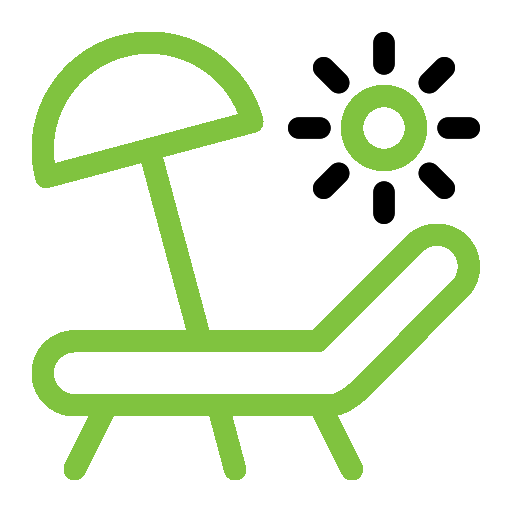
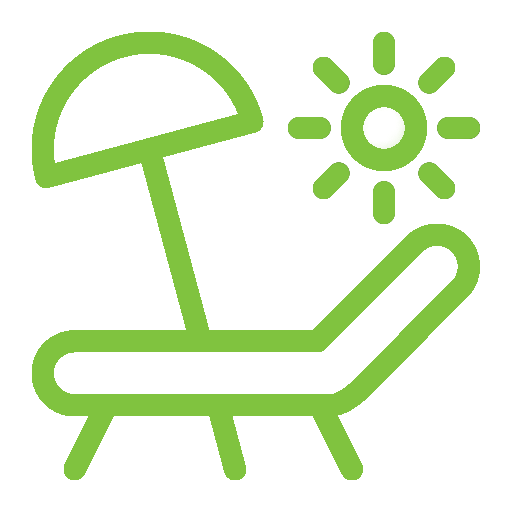
Revision of a layered 512 x 512 image; what changed, layer by layer:
painted on "Warstwa 0 kopia" over left=288, top=32, right=480, bottom=224
removed layer "Warstwa 0" over left=288, top=32, right=480, bottom=224
